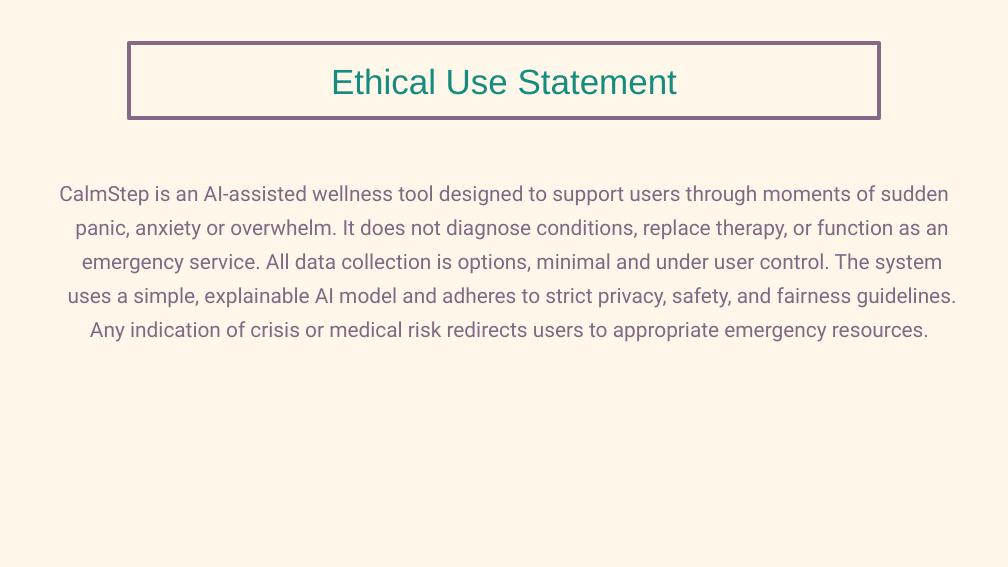
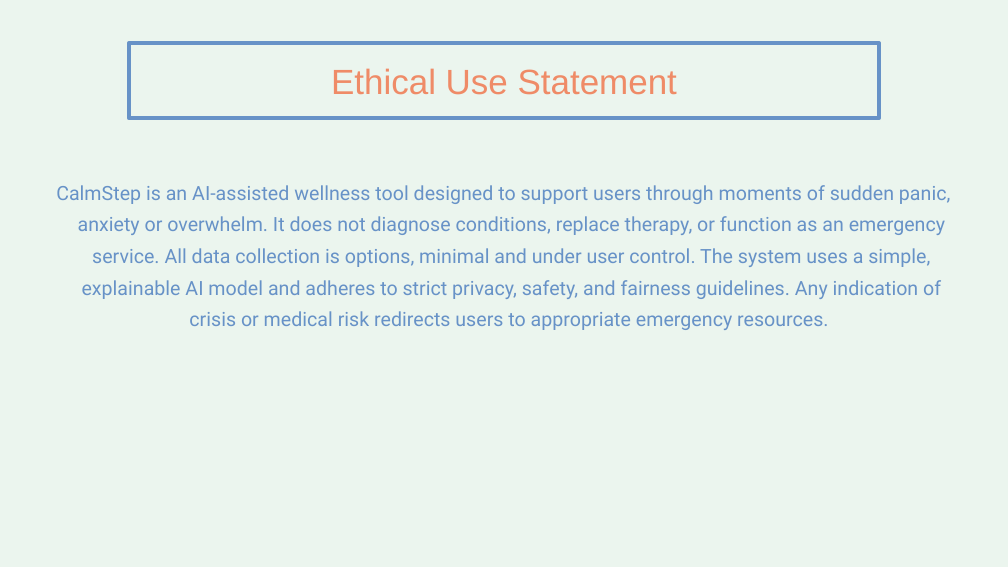
Before and after one commit to pedemaris/ai-innovators-mental-health-support, a slide deck: slide 11 of PP_CalmStep_Capstone_AAI101 2.pptx (slide 12 before the commit). Drawn at 1008x567 pixels with LibreOffice and Linux fonts; fonts in the diff are those of the drawing. Boxes give left, top, right and bottom in pixels: in the first picture for what was removed or moved away, otherwise in the second. Text is boxed around its words. In the diff, an @@ line names an element or a change of style, - is before the commit and + after.

```diff
--- a/PP_CalmStep_Capstone_AAI101 2.pptx
+++ b/PP_CalmStep_Capstone_AAI101 2.pptx
@@ background #FFF8EA to #EBF5EE @@
@@ title "Ethical Use Statement" at [331, 68, 677, 95]: text colour #168C80 to #EF8B67 @@
@@ rectangle at [129, 43, 879, 119]: outline #856886 3 pt to #6792C7 3 pt @@
@@ text "CalmStep is an AI-assisted wellness ..." at [56, 185, 950, 330]: size 15 to 14 pt, text colour #806984 to #6792C7 @@
```
Also in this commit, not shown: 10 other slides changed, 1 slide removed.
